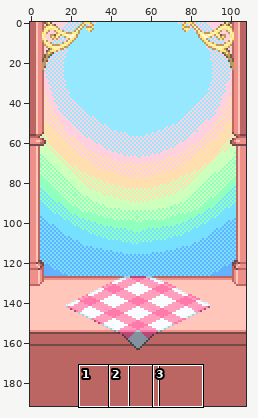
Pixel-art file, stored at GraphicAssets/Background/Maingame.aseprite. Above: a wide view before the commit, with the close-up outlined.
Close-up. As it was:
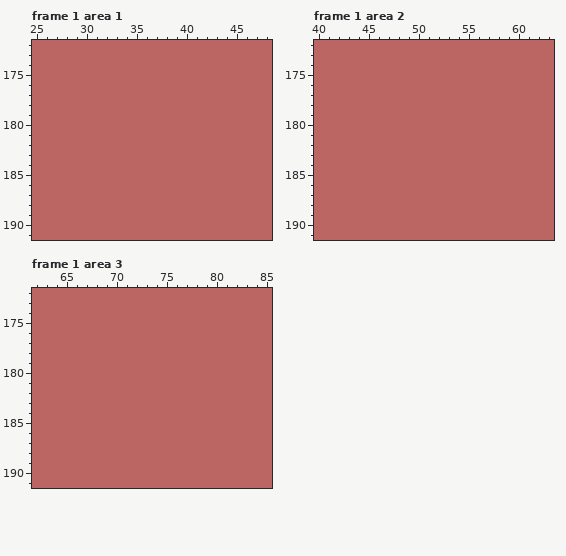
108x192 pixels, 2 frames. Shown: frame 1 area 1: x 25..48, y 172..191; frame 1 area 2: x 40..63, y 172..191; frame 1 area 3: x 62..85, y 172..191. The commit also changed other frames or places, which this record leaves out.
And afterwards:
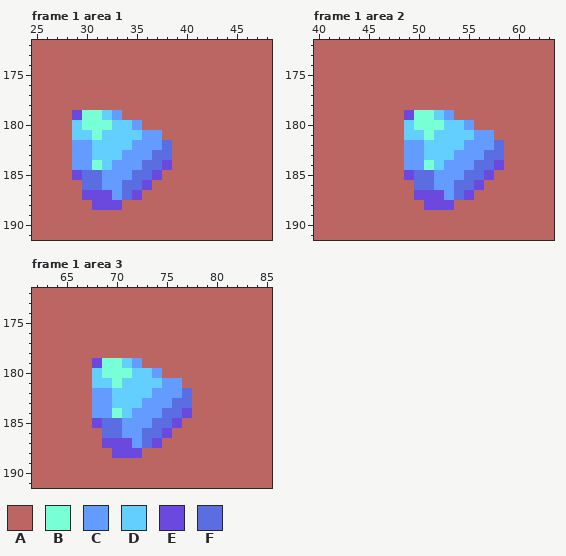
Palette (. is transparent): A #bc6664  B #78ffd5  C #639bff  D #63cfff  E #6b48de  F #5b6ee1
What changed:
layer "Layer 10" now shown
Changed rows in their new state; - is an unchanged pixel.
Frame 1 area 1, layer "Layer 10":
first column x 29:
179 EBBDC-----
180 DBBBDDC---
181 DDBDDDDCC-
182 CCDDDDCCCF
183 CCDDDCCCFF
184 CCBDCCCFFE
185 EFFCCCFFE-
186 -FFCCFFE--
187 -EEECFE---
188 --EEE-----
Frame 1 area 2, layer "Layer 10":
first column x 49:
179 EBBDC-----
180 DBBBDDC---
181 DDBDDDDCC-
182 CCDDDDCCCF
183 CCDDDCCCFF
184 CCBDCCCFFE
185 EFFCCCFFE-
186 -FFCCFFE--
187 -EEECFE---
188 --EEE-----
Frame 1 area 3, layer "Layer 10":
first column x 68:
179 EBBDC-----
180 DBBBDDC---
181 DDBDDDDCC-
182 CCDDDDCCCF
183 CCDDDCCCFF
184 CCBDCCCFFE
185 EFFCCCFFE-
186 -FFCCFFE--
187 -EEECFE---
188 --EEE-----
Where, in picture pixels (left, top, right, bottom), the same in both close-ups:
changed: (72, 110, 172, 210)
changed: (404, 110, 504, 210)
changed: (92, 358, 192, 458)
